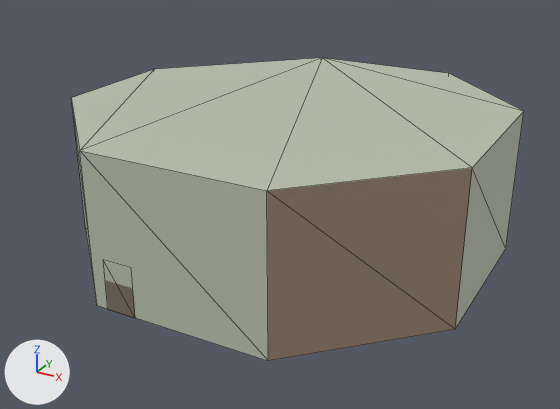
One commit to the glTF model docs/univers/archipeo/batiments/modeles/5e-batiment-hutte-de-kroa/loin-etape-1.glb: the scene before it, then after it.
Rendered twice from a 50 mm camera at (0.63, -1.117, 0.66) aimed at (0.02, -0.008, 0.105). The axes (+X, +Y, +Z) are drawn at lower left. The lights are the same throughout. The older version comes first. Mesh edges are drawn as thin lines. Vertices at exactly the same position are counted once.

In view in the first picture: 'loin'.
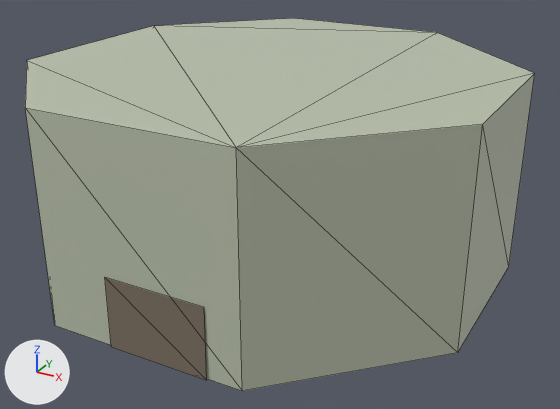
The change, as a diff of the scene's bpy script:
```diff
--- a/docs/univers/archipeo/batiments/modeles/5e-batiment-hutte-de-kroa/loin-etape-1.glb.py
+++ b/docs/univers/archipeo/batiments/modeles/5e-batiment-hutte-de-kroa/loin-etape-1.glb.py
@@ me_loin @@
 # used by ob_loin; location = (0.0, 0.0, 0.0)
 # verts and faces of me_loin; kept vertices keep their numbers, new ones are numbered from 20
-me_loin.from_pydata(...)  # 20 vertices, 24 faces; spans x -0.371..0.374, y -0.301..0.42, z 0.0..0.267
+me_loin.from_pydata(...)  # 20 vertices, 24 faces; spans x -0.385..0.396, y -0.382..0.4, z 0.0..0.351
+# me_loin part 1: the loose piece of 16 vertices spanning x -0.371..0.374, y -0.301..0.42, z 0.0..0.267 is rebuilt with 16 vertices and now spans x -0.385..0.396, y -0.379..0.4, z 0.0..0.351
+# me_loin part 2: the loose piece of 4 vertices spanning x -0.136..-0.081, y -0.301..-0.3, z 0.0..0.09 is deleted
+# me_loin part 3
+verts[20] = (-0.061, -0.382, 0.0)  # pixel (111, 346)
+verts[21] = (0.109, -0.382, 0.0)  # pixel (206, 380)
+verts[22] = (0.109, -0.38, 0.117)  # pixel (204, 307)
+verts[23] = (-0.061, -0.38, 0.117)  # pixel (104, 277)
+faces += [(20, 21, 23), (21, 22, 23)]
 me_loin.materials.append(mat_defaultmaterial)
```

Pixel boxes [x1, y1, x2, y2] of what changed, in the pictures (560 x 409 px):
'loin', reshaped (13% wider, 23% taller): before [71, 58, 524, 361]; after [25, 18, 535, 391]
part 1 of me_loin, rebuilt (13% wider, 23% taller): before [71, 58, 524, 361]; after [25, 18, 535, 391]
part 2 of me_loin, deleted (brown): before [105, 280, 135, 318]
part 3 of me_loin, added (brown): after [105, 278, 207, 380]
